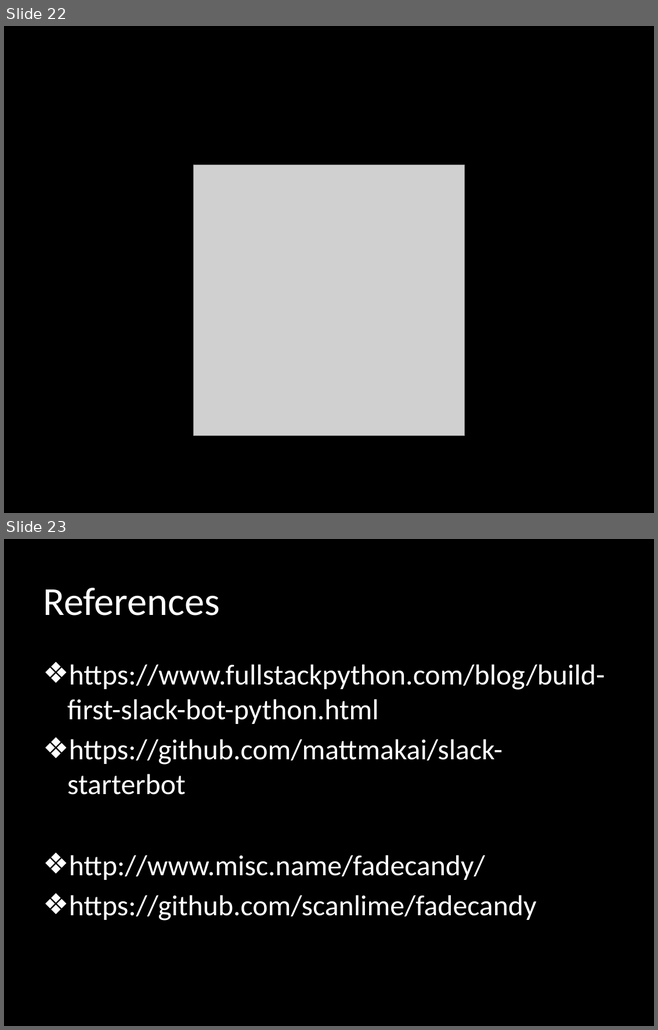
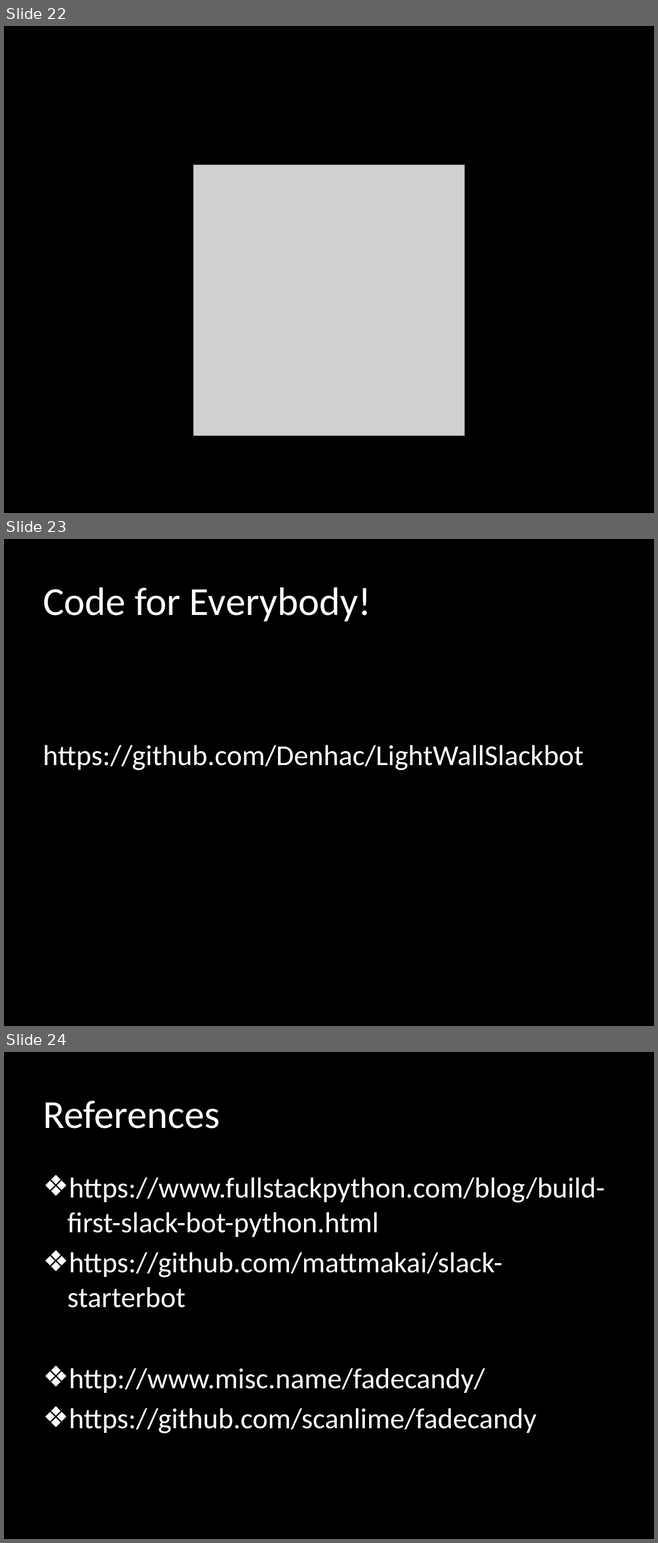
Before and after one commit to Denhac/LightWallSlackbot, a slide deck: FadecandySlackbot.pptx. Shown one above the other, each under a label of ours: slides 22 and 23 before the commit, slides 22, 23 and 24 after it. The pictures are 658x1030 and 658x1543 pixels, drawn with LibreOffice and Linux fonts; fonts in the diff are those of the drawing; grey boxes stand for pictures; background and template pictures are left out. Boxes give left, top, right and bottom in pixels: in the first picture for what was removed or moved away, otherwise in the second. Text is boxed around its words. In the diff, an @@ line names an element or a change of style, - is before the commit and + after.

Commit message:
Git Fail and Win
Removing commented token from getBotID.py (I'm an idiot).
Presentation updated with new GitHub URL

```diff
--- a/FadecandySlackbot.pptx
+++ b/FadecandySlackbot.pptx
@@ slide 23 added at (x1=4, y1=539, x2=654, y2=1026), background #000000 @@
@@ title added at (x1=43, y1=587, x2=371, y2=621), 44 pt, text #FFFFFF @@
+Code for Everybody!
@@ text added at (x1=43, y1=745, x2=583, y2=770), 32 pt, text #FFFFFF @@
+https://github.com/Denhac/LightWallSlackbot
@@ what was slide 23 is now slide 24 @@
```
Also in this commit, not shown: 1 other file.
